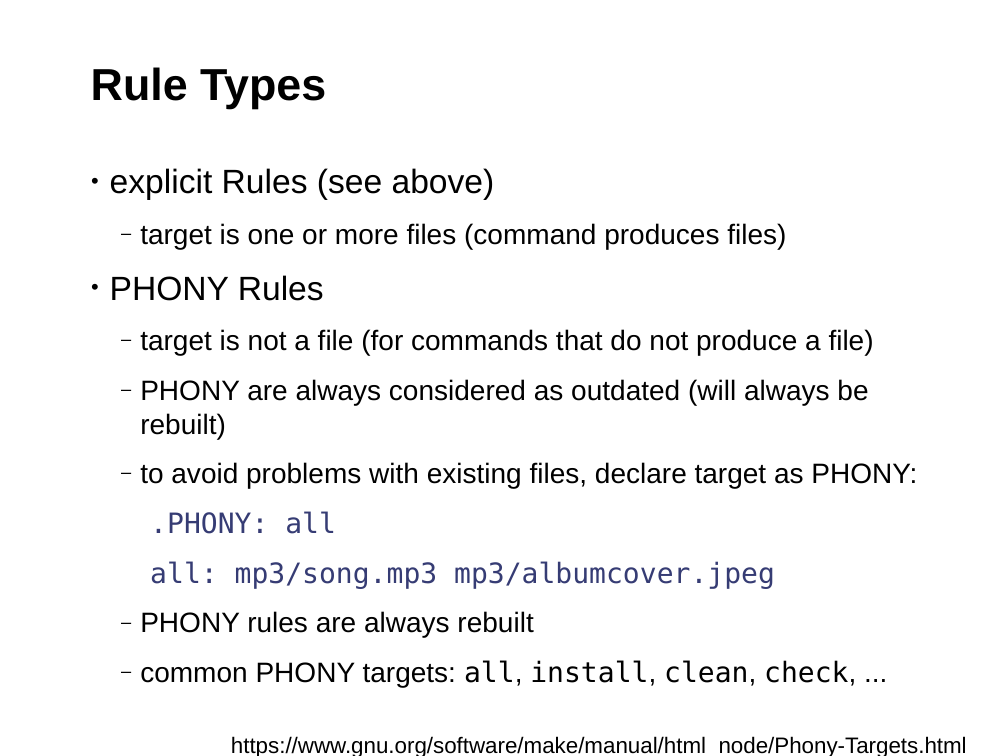
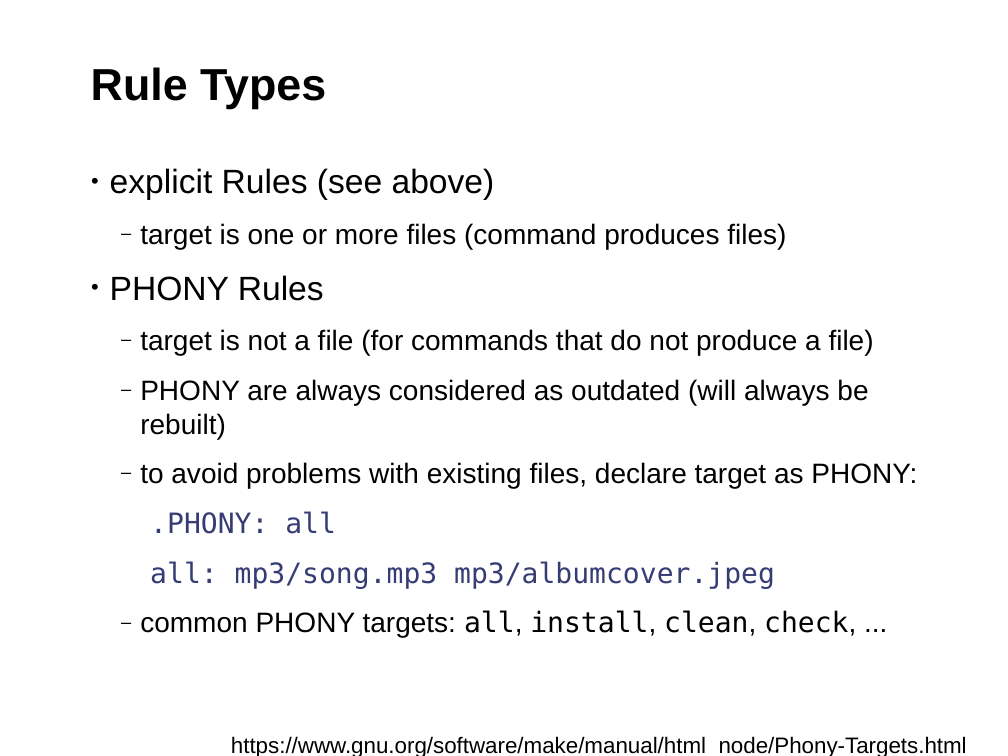
Before and after one commit to fsundermeyer/GNU_make_workshop, a slide deck: slide 11 of Presentation_GNU_make_workshop.odp. Drawn at 1008x756 pixels with LibreOffice and Linux fonts; fonts in the diff are those of the drawing; background and template pictures are left out. Boxes give left, top, right and bottom in pixels: in the first picture for what was removed or moved away, otherwise in the second. Text is boxed around its words. In the diff, an @@ line names an element or a change of style, - is before the commit and + after.

```diff
--- a/Presentation_GNU_make_workshop.odp
+++ b/Presentation_GNU_make_workshop.odp
@@ text at (x1=140, y1=611, x2=533, y2=638): paragraph removed @@
-  ‒ PHONY rules are always rebuilt
```
Also in this commit, not shown: 9 other slides changed, 2 slides added.
